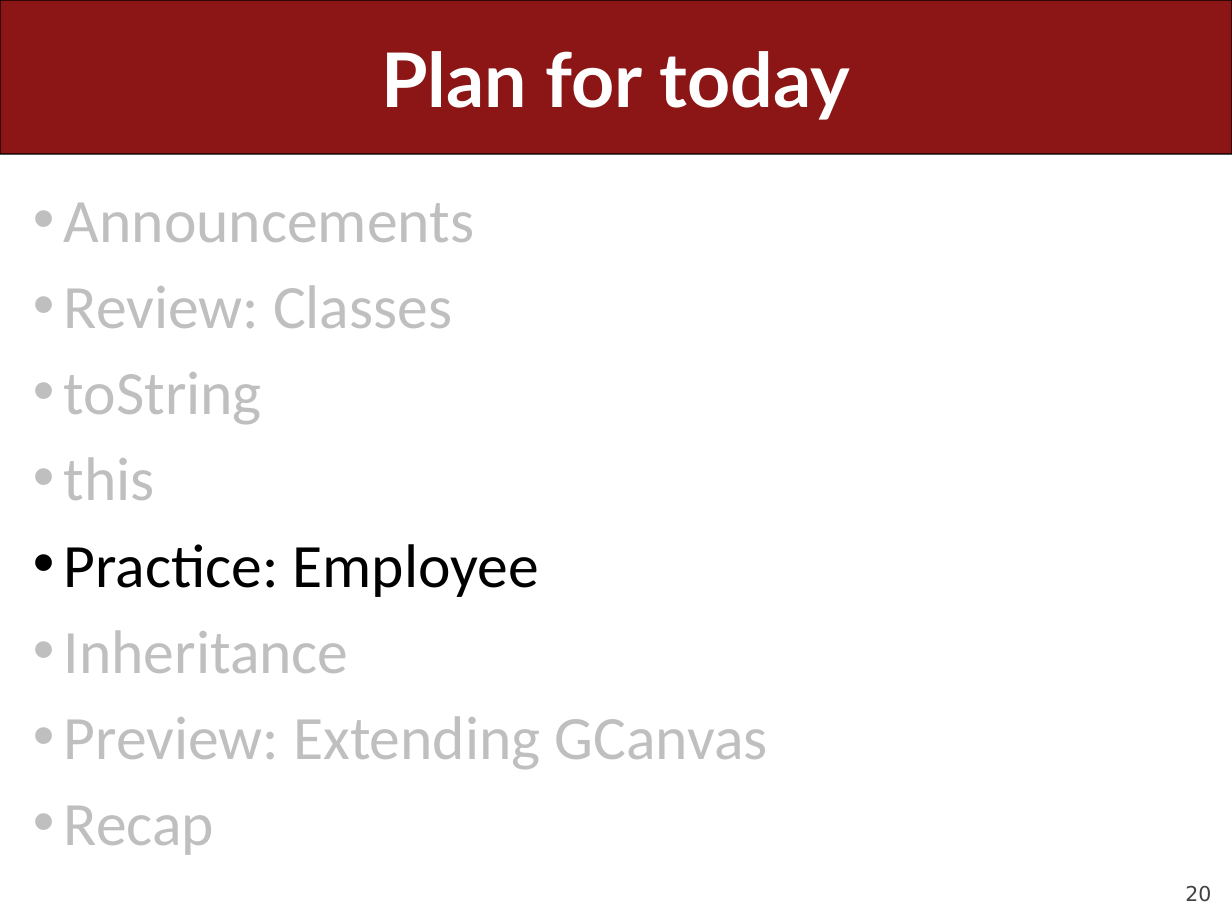
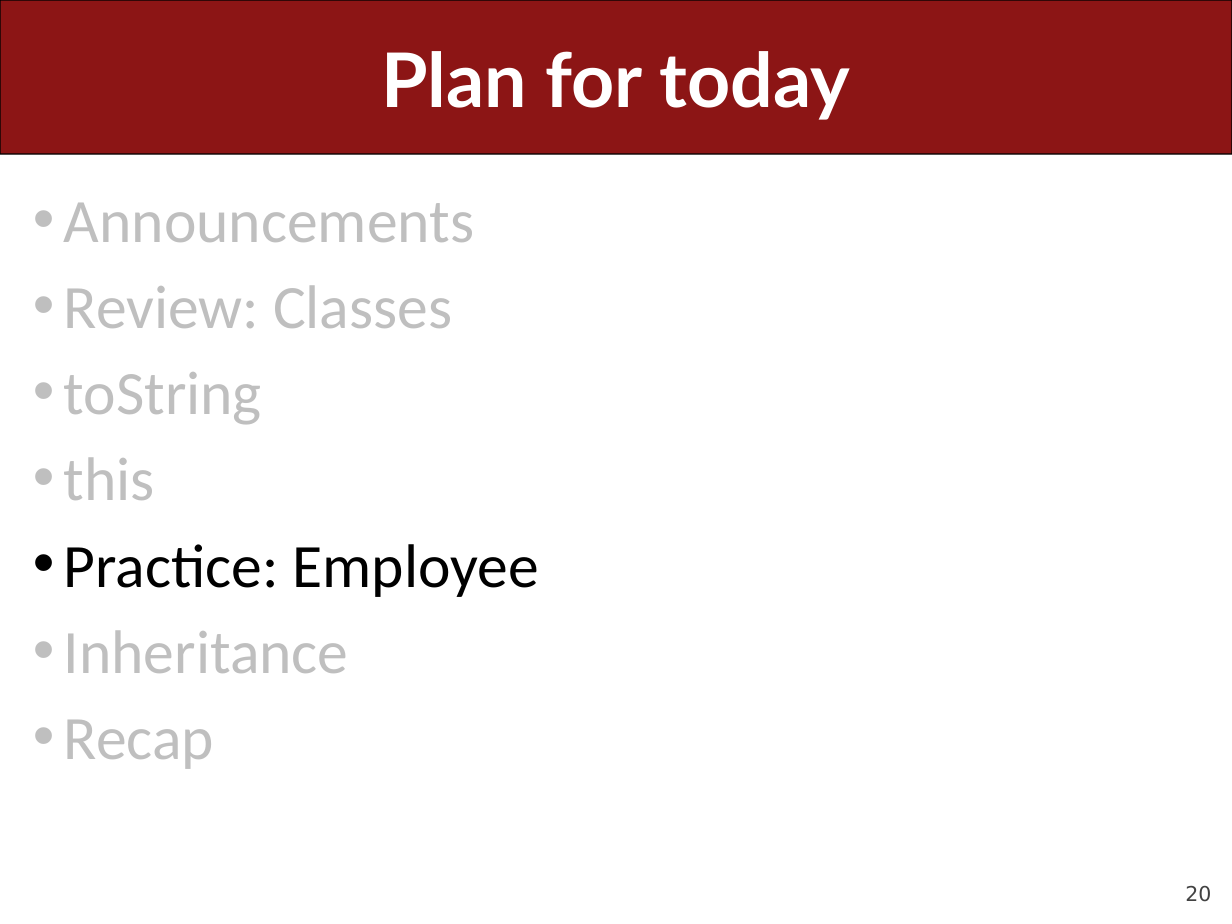
Before and after one commit to ckincaid17/cs106a-summer-2018, a slide deck: slide 20 of WWW/lectures/Lecture22/Lecture22.pptx. Drawn at 1232x924 pixels with LibreOffice and Linux fonts; fonts in the diff are those of the drawing. Boxes give left, top, right and bottom in pixels: in the first picture for what was removed or moved away, otherwise in the second. Text is boxed around its words. In the diff, an @@ line names an element or a change of style, - is before the commit and + after.

```diff
--- a/WWW/lectures/Lecture22/Lecture22.pptx
+++ b/WWW/lectures/Lecture22/Lecture22.pptx
@@ text at [64,716,768,769]: paragraph removed @@
-• Preview: Extending GCanvas
```
Also in this commit, not shown: 8 other slides changed, 12 slides removed, 10 other files.
